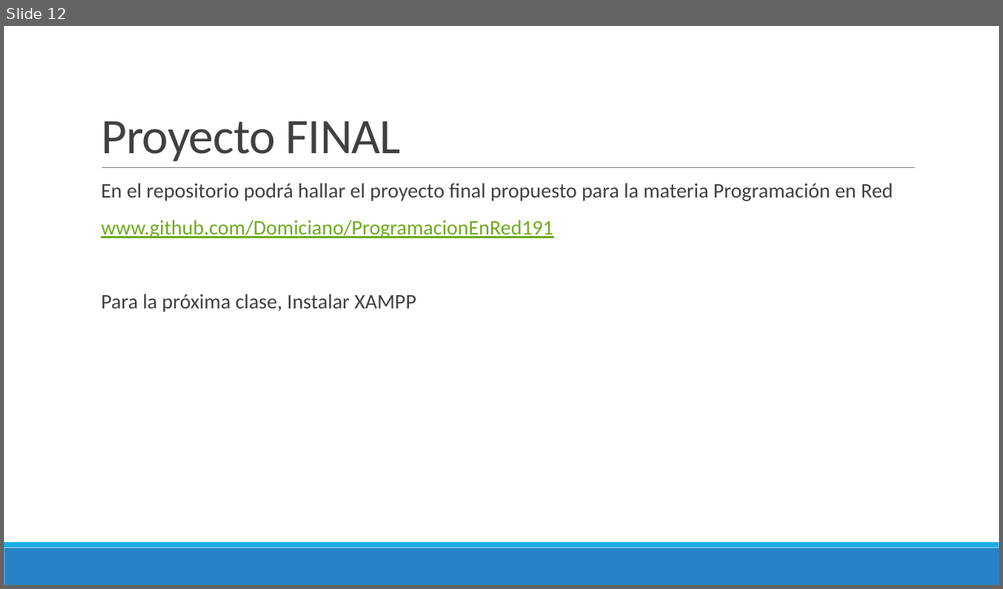
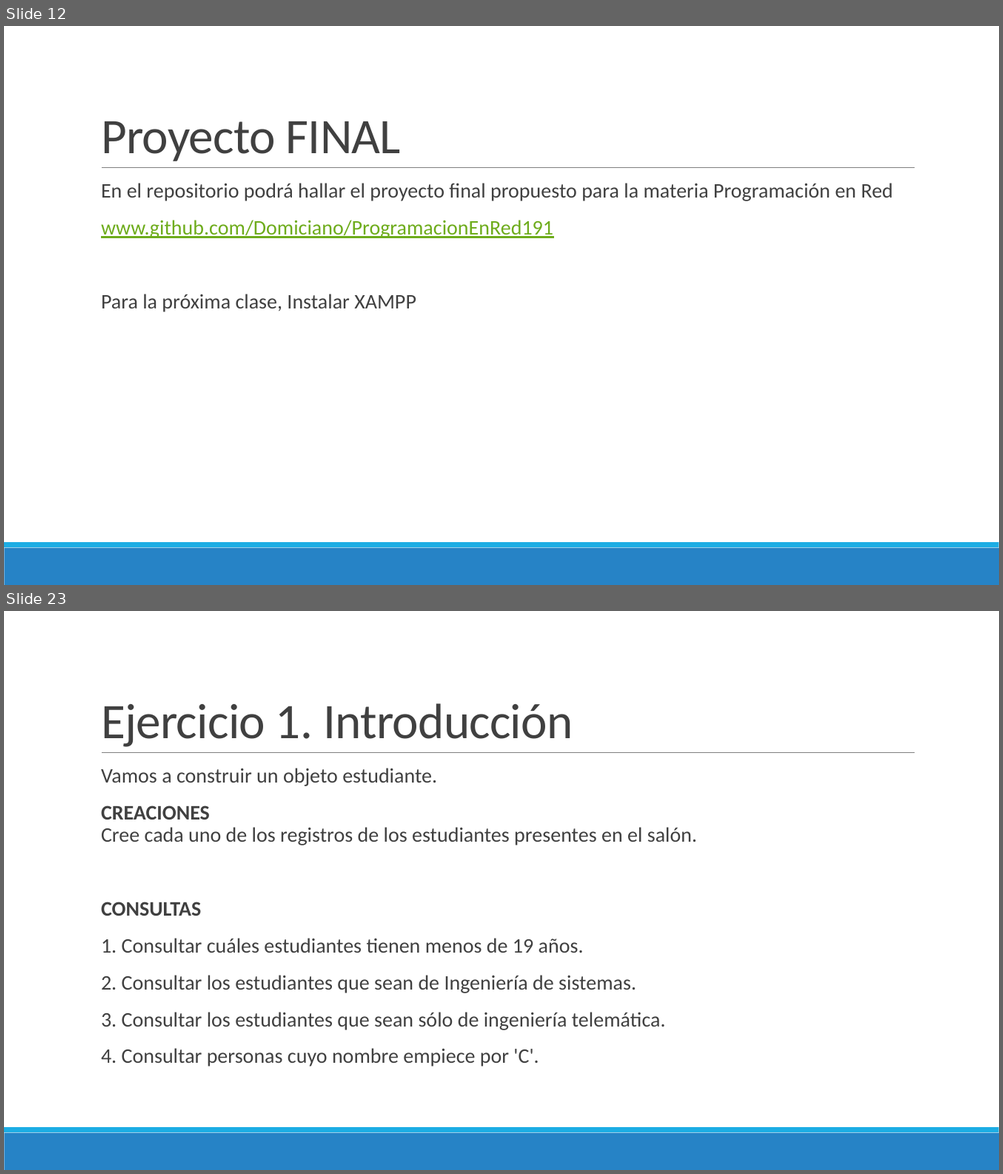
Before and after one commit to Domiciano/ProgramacionEnRed191, a slide deck: Semana 9/Presentación.pptx. Shown one above the other, each under a label of ours: slide 12 before the commit, slides 12 and 23 after it; the slides between them are not shown. The pictures are 1003x589 and 1003x1174 pixels, drawn with LibreOffice and Linux fonts; fonts in the diff are those of the drawing. Boxes give left, top, right and bottom in pixels: in the first picture for what was removed or moved away, otherwise in the second. Text is boxed around its words. In the diff, an @@ line names an element or a change of style, - is before the commit and + after.

```diff
--- a/Semana 9/Presentación.pptx
+++ b/Semana 9/Presentación.pptx
@@ slide 23 added at bbox=[4, 611, 999, 1170], background #FFFFFF; not listed: 3 template elements that a slide beside it also shows @@
@@ title added at bbox=[101, 703, 573, 747], 48 pt, text #404040 @@
+Ejercicio 1. Introducción
@@ text added at bbox=[101, 768, 697, 1067], 20 pt, text #404040 @@
+  Vamos a construir un objeto estudiante.
+  CREACIONES
+  Cree cada uno de los registros de los estudiantes presentes en el salón.
+  CONSULTAS
+  1. Consultar cuáles estudiantes tienen menos de 19 años.
+  2. Consultar los estudiantes que sean de Ingeniería de sistemas.
+  3. Consultar los estudiantes que sean sólo de ingeniería telemática.
+  4. Consultar personas cuyo nombre empiece por 'C'.
```
Also in this commit, not shown: 18 other slides added.
